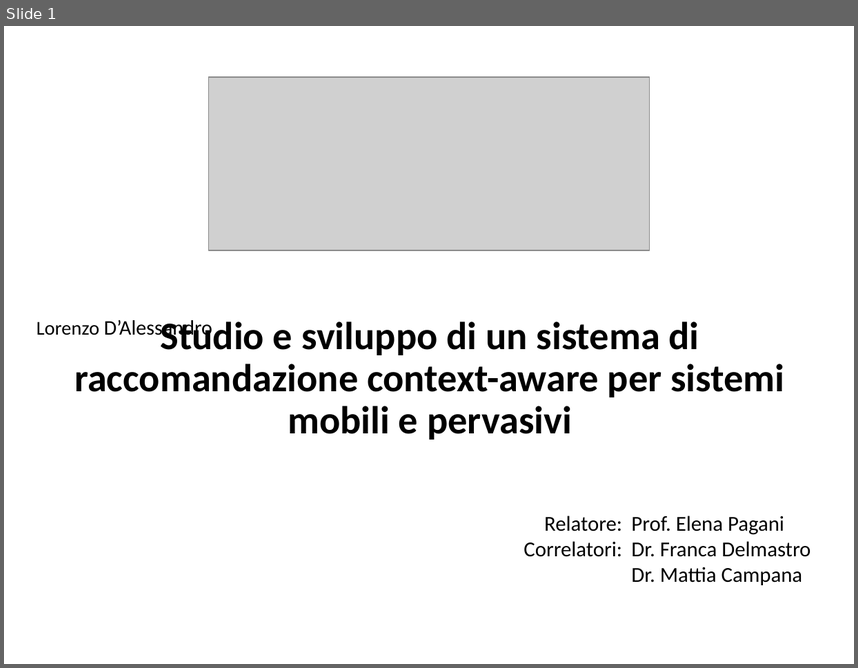
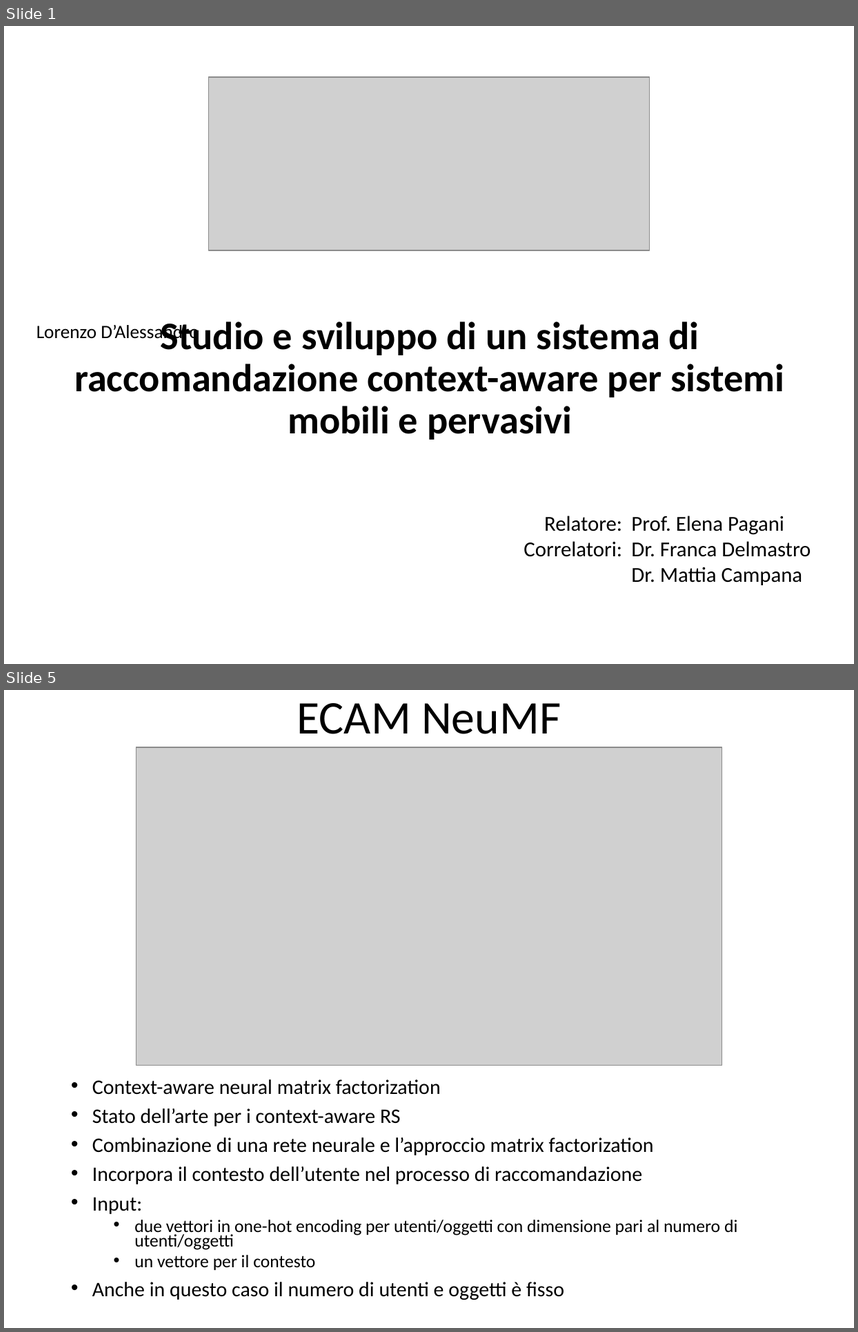
Before and after one commit to CriptHunter/tesi, a slide deck: presentazione/presentazione.pptx. Shown one above the other, each under a label of ours: slide 1 before the commit, slides 1 and 5 after it; the slides between them are not shown. The pictures are 858x668 and 858x1332 pixels, drawn with LibreOffice and Linux fonts; fonts in the diff are those of the drawing; grey boxes stand for pictures. Boxes give left, top, right and bottom in pixels: in the first picture for what was removed or moved away, otherwise in the second. Text is boxed around its words. In the diff, an @@ line names an element or a change of style, - is before the commit and + after.

```diff
--- a/presentazione/presentazione.pptx
+++ b/presentazione/presentazione.pptx
@@ slide 5 added at (4, 690, 854, 1328), background #FFFFFF @@
@@ title added at (297, 703, 561, 734), 39.6 pt, text #000000 @@
+ECAM NeuMF
@@ picture added at (136, 747, 722, 1065) @@
@@ text added at (92, 1079, 737, 1299), 17.5 pt, text #000000 @@
+• Context-aware neural matrix factorization
+• Stato dell’arte per i context-aware RS
+• Combinazione di una rete neurale e l’approccio matrix factorization
+• Incorpora il contesto dell’utente nel processo di raccomandazione
+• Input:
+  • due vettori in one-hot encoding per utenti/oggetti con dimensione pari al numero di utenti/oggetti
+  • un vettore per il contesto
+• Anche in questo caso il numero di utenti e oggetti è fisso
@@ slide 1 changed as well @@
@@ subtitle "Lorenzo D’Alessandro" at (36, 323, 199, 343): size 16.6 to 16 pt in "Lorenzo"; size 17.6 to 16 pt in "D’Alessandro"; line spacing 0.7 to 0.9; more space between paragraphs @@
```
Also in this commit, not shown: 6 other slides changed, 4 other slides added, 4 slides removed, 8 other files.
